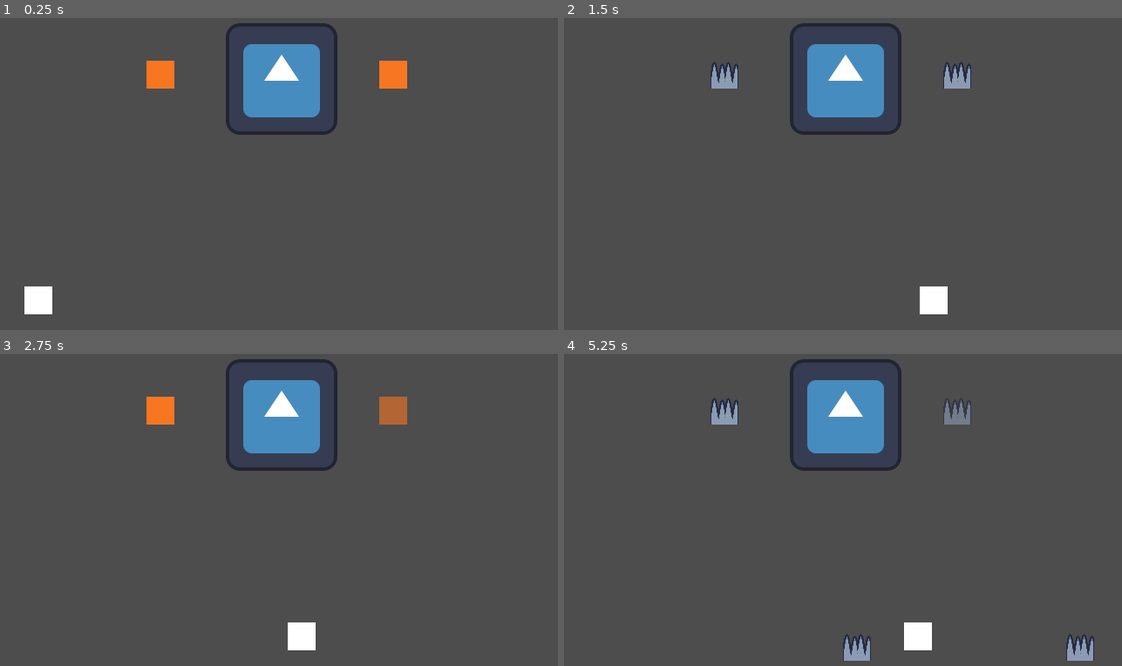
Above: before the commit, frames 1-4 (two rows, left to right).
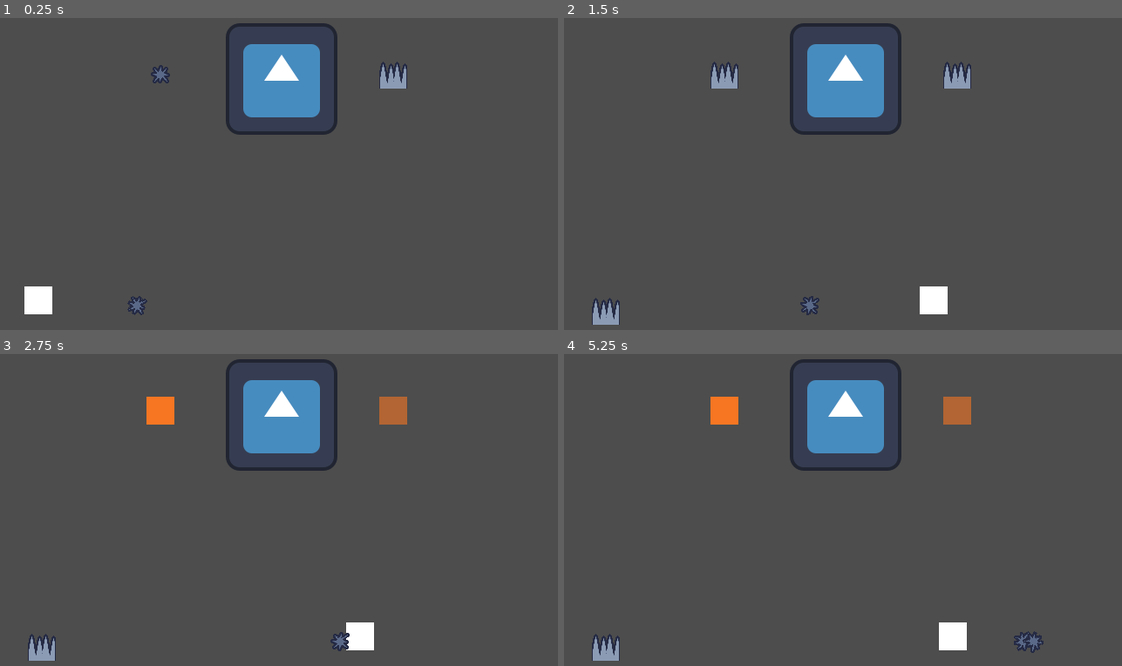
Above: after the commit, the same moments.

Repository: coelhucas/ggj-2024
Game: Godot game, scene res://src/scenes/main.tscn
Same seed, same stepped clock (60 frames per second), same inputs: the game is played once before the commit and once after it. The engine's default icon, where the game draws it, is replaced by a stand-in: a white triangle on a blue panel in a dark square.
Inputs:
- Up to frame 1 (0.25 s): no input
- Up to frame 2 (1.5 s): hold D (p1_right) from 0.53 s (still down); tap Left (p2_left) at 0.6 s; tap W (p1_up) at 0.77 s; tap Right (p2_right) at 1.35 s
- Up to frame 3 (2.75 s): tap W (p1_up) at 1.52 s; release D (p1_right) at 2.03 s; hold A (p1_left) from 2.03 s (still down); tap Left (p2_left) at 2.1 s
- Up to frame 4 (5.25 s): release A (p1_left) at 2.78 s; hold D (p1_right) 2.78-4.28 s; tap Right (p2_right) at 2.85, 4.35 s; tap W (p1_up) at 3.02, 3.77, 4.52 s; tap Left (p2_left) at 3.6, 5.1 s; hold A (p1_left) 4.28-5.03 s; hold D (p1_right) from 5.03 s (still down)

The runs differ from the first frame. In frame 1, 1.0% of the frame differs, in the area x 22-73%, y 13-96%; in frame 2, 0.5%; in frame 3, 1.4%; in frame 4, 3.2%, in the area x 5-95%, y 13-99%.

Commit message:
add spike ball

Diff:
--- a/data/traps/spike-ball.tres
+++ b/data/traps/spike-ball.tres
@@ -1,8 +1,12 @@
-[gd_resource type="Resource" script_class="Trap" load_steps=3 format=3 uid="uid://cw2yrnhtoglbm"]
+[gd_resource type="Resource" script_class="Trap" load_steps=4 format=3 uid="uid://cw2yrnhtoglbm"]
 
-[ext_resource type="Texture2D" uid="uid://bcjt6yqad4pa1" path="res://assets/sprites/placeholder3.png" id="1_2u7do"]
+[ext_resource type="Texture2D" uid="uid://cj28c8uyobk3o" path="res://assets/sprites/ball-spike.png" id="1_1u8i6"]
+[ext_resource type="PackedScene" uid="uid://teflutbqmr75" path="res://src/scenes/traps/spike_ball.tscn" id="2_lp5s2"]
 [ext_resource type="Script" path="res://src/resources/Trap.gd" id="2_rfxhb"]
 
 [resource]
 script = ExtResource("2_rfxhb")
-icon = ExtResource("1_2u7do")
+icon = ExtResource("1_1u8i6")
+scene = ExtResource("2_lp5s2")
+floating = false
+kind = 1
--- a/src/resources/Trap.gd
+++ b/src/resources/Trap.gd
@@ -1,6 +1,13 @@
 class_name Trap
 extends Resource
+
+enum Kind {
+	STATIC,
+	MOVABLE,
+	HOLE,
+}
 
 @export var icon: Texture2D
 @export var scene: PackedScene
 @export var floating := false
+@export var kind: Kind = Kind.STATIC
--- a/src/scenes/Main.gd
+++ b/src/scenes/Main.gd
@@ -12,20 +12,31 @@
 	king.spawn_ahead_player.connect(add_trap_ahead_player)
 
 
+func spawn_trap(_pos: Vector2, _dir: int = 1) -> void:
+	var _target_position := _pos
+
+	if not trap_selector.current_trap.floating:
+		_target_position.y = FLOOR_COORDINATE
+
+
+
+	if trap_selector.current_trap.scene:
+		var _ns: Node2D = trap_selector.current_trap.scene.instantiate()
+		_ns.global_position = tilemap.map_to_local(_pos)
+
+		if trap_selector.current_trap.kind == Trap.Kind.MOVABLE:
+			_ns.direction = _dir
+
+		add_child(_ns)
+
+
 func add_trap_ahead_player() -> void:
 	if trap_selector.is_in_cooldown: return
 
 	var _target_position: Vector2i = tilemap.local_to_map(player.global_position) + Vector2i.RIGHT
 	trap_selector.is_in_cooldown = true
+	spawn_trap(_target_position, 1)
 
-	if not trap_selector.current_trap.floating:
-		_target_position.y = FLOOR_COORDINATE
-
-	if trap_selector.current_trap.scene:
-		var _ns: Node2D = trap_selector.current_trap.scene.instantiate()
-		_ns.global_position = tilemap.map_to_local(_target_position)
-
-		add_child(_ns)
 
 func add_trap_behind_player() -> void:
 	if trap_selector.is_in_cooldown: return
@@ -33,10 +44,4 @@
 	var _target_position: Vector2i = tilemap.local_to_map(player.global_position) + Vector2i.LEFT
 	trap_selector.is_in_cooldown = true
 
-	if not trap_selector.current_trap.floating:
-		_target_position.y = FLOOR_COORDINATE
-
-	if trap_selector.current_trap.scene:
-		var _ns: Node2D = trap_selector.current_trap.scene.instantiate()
-		_ns.global_position = tilemap.map_to_local(_target_position)
-		add_child(_ns)
+	spawn_trap(_target_position, -1)
--- a/src/scenes/king/selectors/trap_selector.tscn
+++ b/src/scenes/king/selectors/trap_selector.tscn
@@ -1,12 +1,13 @@
-[gd_scene load_steps=4 format=3 uid="uid://k7hsdvivpmgm"]
+[gd_scene load_steps=5 format=3 uid="uid://k7hsdvivpmgm"]
 
 [ext_resource type="Script" path="res://src/scenes/king/selectors/TrapSelector.gd" id="1_ga46t"]
 [ext_resource type="Resource" uid="uid://bc31ciimgvthe" path="res://data/traps/spike.tres" id="2_6peiw"]
 [ext_resource type="Resource" uid="uid://nhw3fi75wt0" path="res://data/traps/hole.tres" id="3_m1iq1"]
+[ext_resource type="Resource" uid="uid://cw2yrnhtoglbm" path="res://data/traps/spike-ball.tres" id="4_lq86t"]
 
 [node name="TrapSelector" type="Node2D"]
 script = ExtResource("1_ga46t")
-traps = Array[Resource("res://src/resources/Trap.gd")]([ExtResource("2_6peiw"), ExtResource("3_m1iq1")])
+traps = Array[Resource("res://src/resources/Trap.gd")]([ExtResource("2_6peiw"), ExtResource("3_m1iq1"), ExtResource("4_lq86t")])
 
 [node name="Sprite2D" type="Sprite2D" parent="."]
 
--- a/src/scenes/main.tscn
+++ b/src/scenes/main.tscn
@@ -1,9 +1,10 @@
-[gd_scene load_steps=8 format=3 uid="uid://bxwjcuxapq523"]
+[gd_scene load_steps=9 format=3 uid="uid://bxwjcuxapq523"]
 
 [ext_resource type="PackedScene" uid="uid://jp7mgugpc8mu" path="res://src/scenes/player/player.tscn" id="1_4s3sc"]
 [ext_resource type="Script" path="res://src/scenes/Main.gd" id="1_rbhpf"]
 [ext_resource type="PackedScene" uid="uid://c42d2c58m34o6" path="res://src/scenes/king/king.tscn" id="2_fadux"]
 [ext_resource type="PackedScene" uid="uid://k7hsdvivpmgm" path="res://src/scenes/king/selectors/trap_selector.tscn" id="3_lpelj"]
+[ext_resource type="PackedScene" uid="uid://teflutbqmr75" path="res://src/scenes/traps/spike_ball.tscn" id="5_fx7rd"]
 
 [sub_resource type="RectangleShape2D" id="RectangleShape2D_gyoqy"]
 size = Vector2(774, 20)
@@ -53,4 +54,7 @@
 tile_set = SubResource("TileSet_ofp0x")
 format = 2
 
+[node name="SpikeBall" parent="Main" instance=ExtResource("5_fx7rd")]
+position = Vector2(132, 299)
+
 [node name="CanvasLayer" type="CanvasLayer" parent="."]
--- /dev/null
+++ b/src/scenes/traps/spike_ball.gd
@@ -0,0 +1,19 @@
+extends CharacterBody2D
+
+@onready var sprite := $Sprite
+
+const SPEED := 100
+const ROT_SPEED := 20
+const GRAVITY := 50
+
+var direction := 1
+
+func _physics_process(delta):
+	velocity.x = direction * SPEED
+	velocity.y += GRAVITY
+	sprite.rotation += delta * ROT_SPEED
+	move_and_slide()
+
+
+func _on_hitbox_body_entered(body):
+	print("damage player")
--- /dev/null
+++ b/src/scenes/traps/spike_ball.tscn
@@ -0,0 +1,28 @@
+[gd_scene load_steps=5 format=3 uid="uid://teflutbqmr75"]
+
+[ext_resource type="Script" path="res://src/scenes/traps/spike_ball.gd" id="1_03u12"]
+[ext_resource type="Texture2D" uid="uid://cj28c8uyobk3o" path="res://assets/sprites/ball-spike.png" id="1_irg7b"]
+
+[sub_resource type="RectangleShape2D" id="RectangleShape2D_dhuhf"]
+size = Vector2(22, 20)
+
+[sub_resource type="RectangleShape2D" id="RectangleShape2D_1sv12"]
+size = Vector2(12, 20)
+
+[node name="SpikeBall" type="CharacterBody2D"]
+script = ExtResource("1_03u12")
+
+[node name="Sprite" type="Sprite2D" parent="."]
+texture = ExtResource("1_irg7b")
+
+[node name="Hitbox" type="Area2D" parent="."]
+collision_layer = 4
+collision_mask = 2
+
+[node name="CollisionShape2D" type="CollisionShape2D" parent="Hitbox"]
+shape = SubResource("RectangleShape2D_dhuhf")
+
+[node name="CollisionShape2D" type="CollisionShape2D" parent="."]
+shape = SubResource("RectangleShape2D_1sv12")
+
+[connection signal="body_entered" from="Hitbox" to="." method="_on_hitbox_body_entered"]
Binary file added: assets/sprites/ball-spike.png
Not shown, added: assets/sprites/ball-spike.png.import
